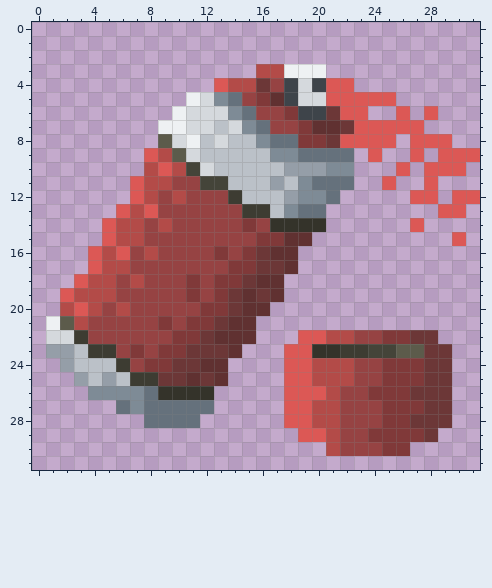
One commit to this pixel-art sprite: media/textures/items/Item_TZ_Spraycan_Red.png. The picture above was drawn from the file before the commit.
The file is 32x32 pixels.
The result:
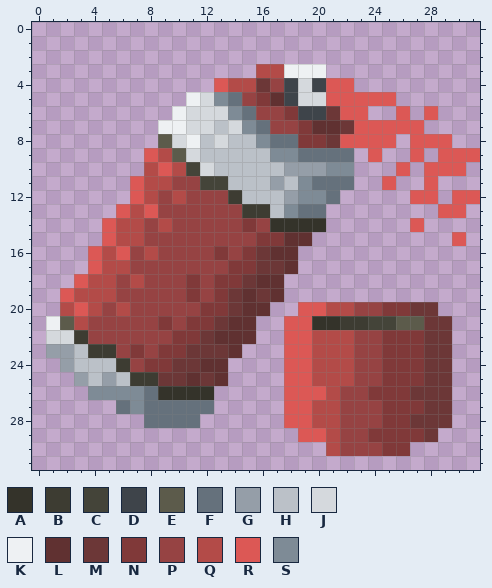
Palette (. is transparent): A #34332a  B #3d3c32  C #444439  D #3e444a  E #5c5b4b  F #65717c  G #959ea8  H #bbc1c8  J #d5d9dd  K #eef1f3  L #603131  M #6c3737  N #803939  P #964343  Q #b34b48  R #dc5855  S #7e8b96
Log entry: Spraycan Items now with a bigger cap
What changed:
@@ x 16..31 @@
 19 ML..............
-20 L...............
-21 ................
-22 ...RRQQPPNNMM...
-23 ..RRAABBCCEEMM..
+20 L..RRQQPPNNMM...
+21 ..RRAABBCCEEMM..
+22 ..RRQQQPPNNNMM..
+23 ..RRQQQPPNNNMM..
 24 ..RRQQQPPNNNMM..
Changed places in both pictures, as pixel boxes (x1, y1, x2, y2):
changed: (284, 302, 452, 358)
